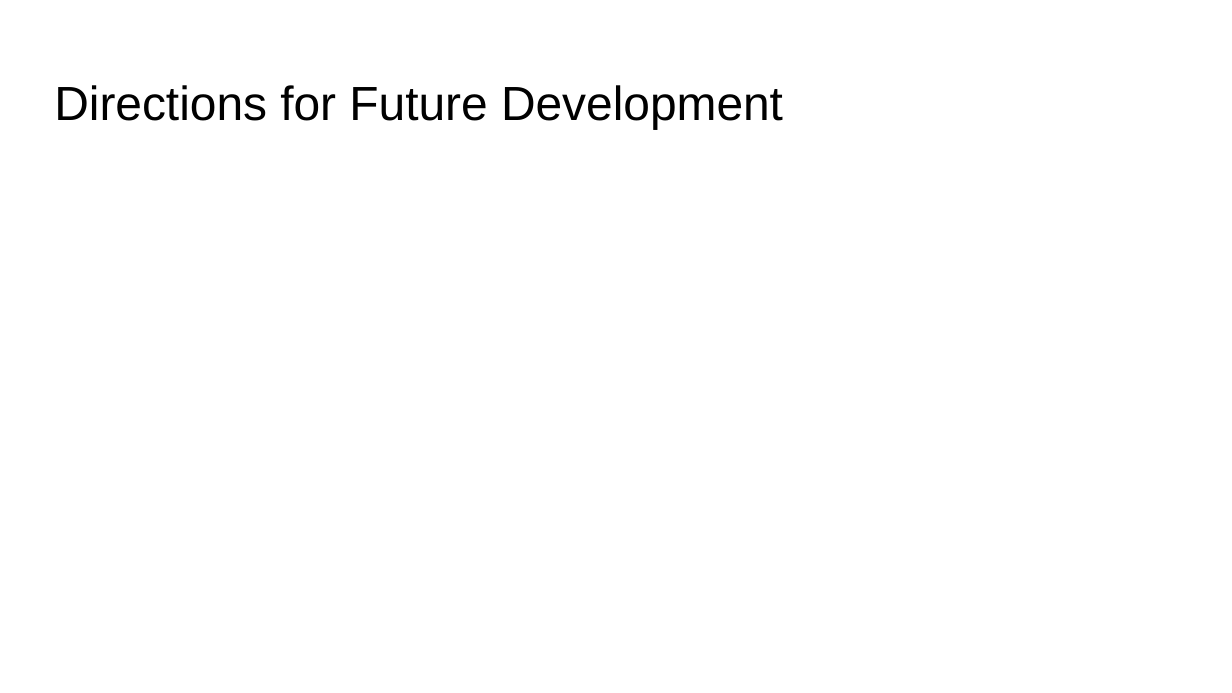
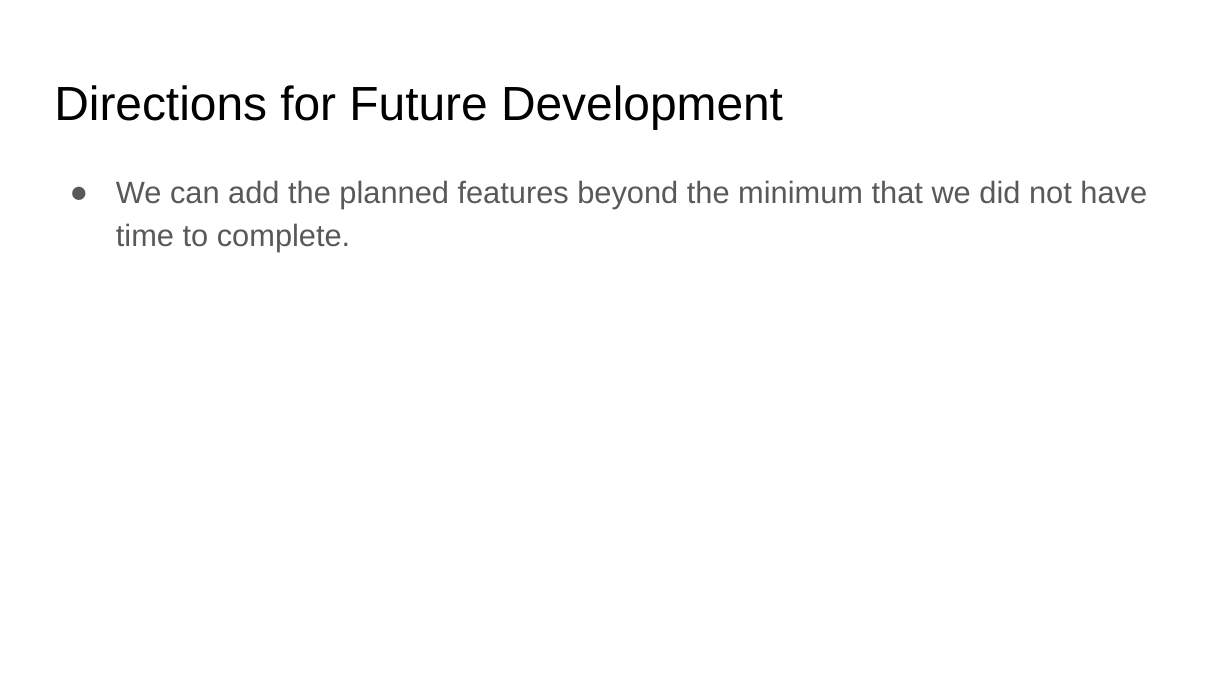
Before and after one commit to Jay3172/Find_Dry_Chargers, a slide deck: slide 7 of documents/draft_presentation.odp (slide 6 before the commit). Drawn at 1232x693 pixels with LibreOffice and Linux fonts; fonts in the diff are those of the drawing. Boxes give left, top, right and bottom in pixels: in the first picture for what was removed or moved away, otherwise in the second. Text is boxed around its words. In the diff, an @@ line names an element or a change of style, - is before the commit and + after.

```diff
--- a/documents/draft_presentation.odp
+++ b/documents/draft_presentation.odp
@@ text added at bbox=[116, 180, 1147, 252], 18 pt, text #595959 @@
+● We can add the planned features beyond the minimum that we did not have time to complete.
```
Also in this commit, not shown: 4 other slides changed, 3 slides added, 2 slides removed, 2 other files.
